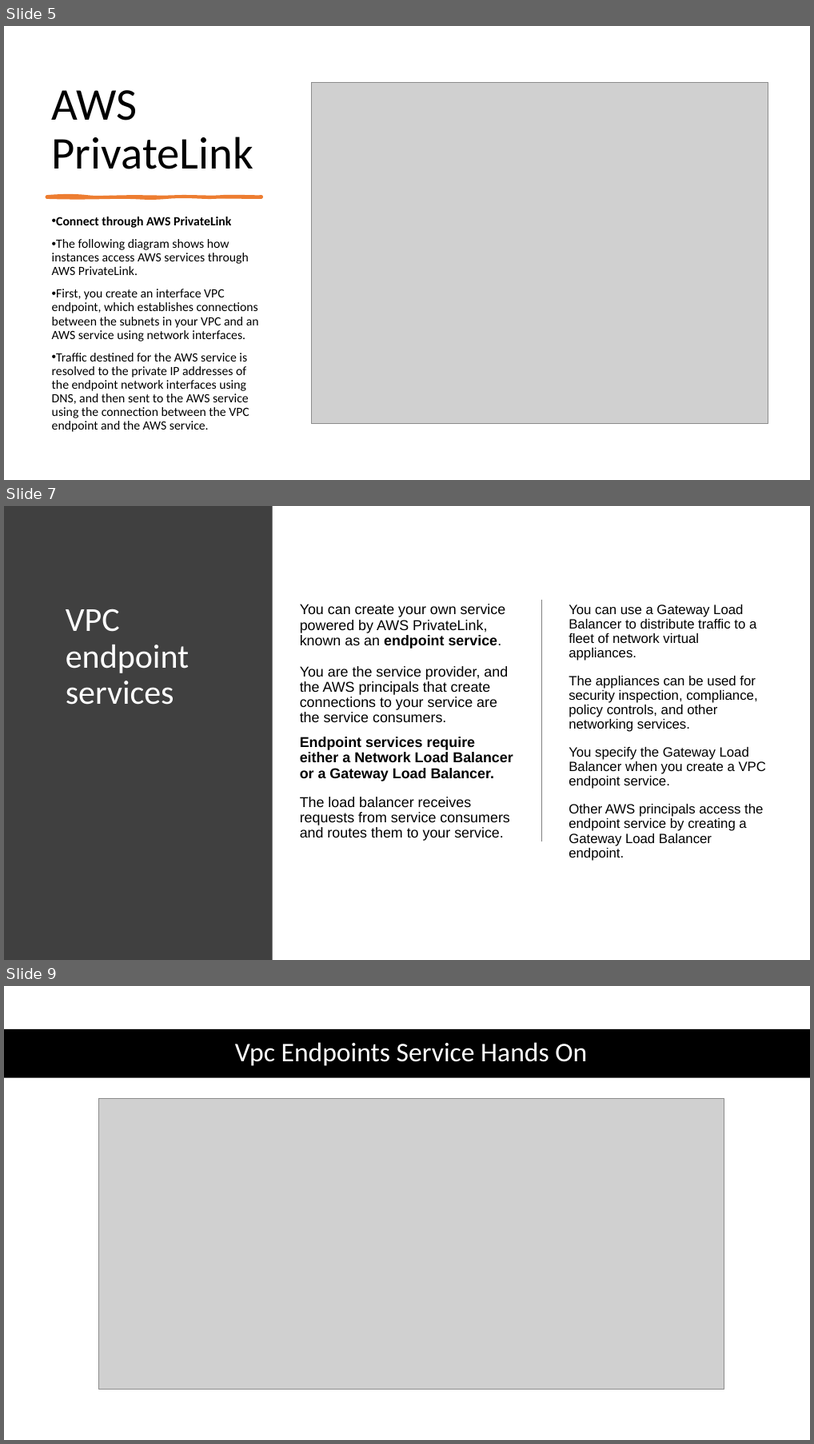
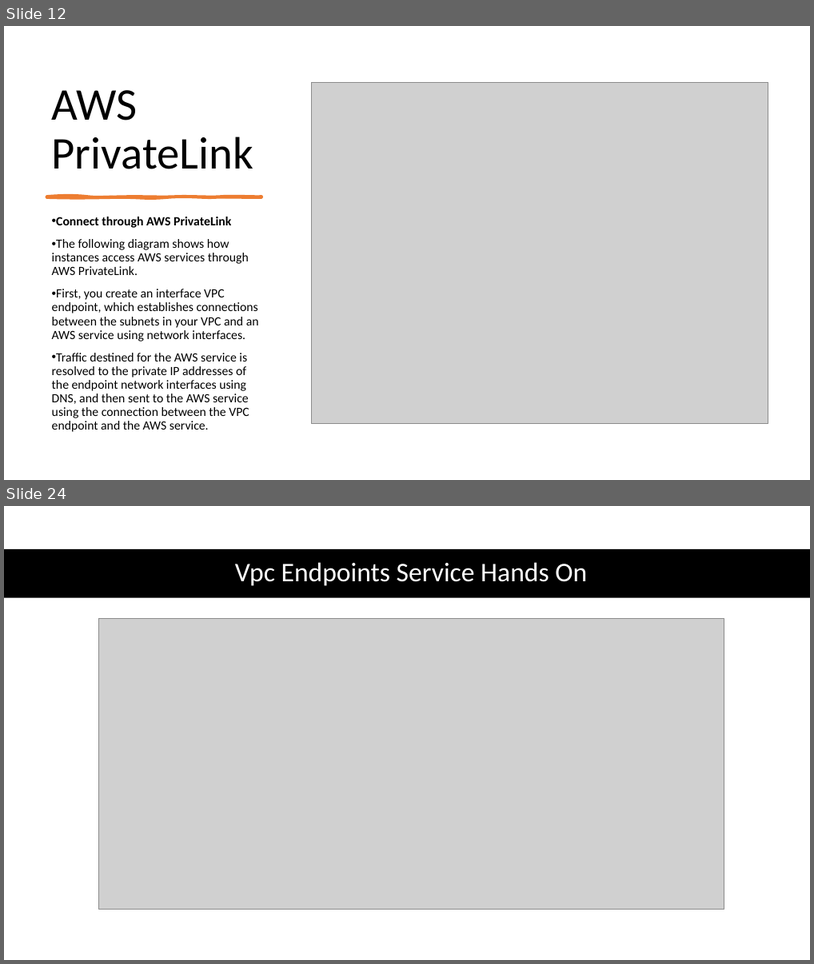
Before and after one commit to IlyaChakun/aws-iba-courses, a slide deck: lecture-materials/Network&ContentDelivery/vpc/vpc_endpoints.pptx. Shown one above the other, each under a label of ours: slides 5, 7 and 9 before the commit, slides 12 and 24 after it; the slides between them are not shown. The pictures are 814x1444 and 814x964 pixels, drawn with LibreOffice and Linux fonts; fonts in the diff are those of the drawing; grey boxes stand for pictures. Boxes give left, top, right and bottom in pixels: in the first picture for what was removed or moved away, otherwise in the second. Text is boxed around its words. In the diff, an @@ line names an element or a change of style, - is before the commit and + after.

```diff
--- a/lecture-materials/Network&ContentDelivery/vpc/vpc_endpoints.pptx
+++ b/lecture-materials/Network&ContentDelivery/vpc/vpc_endpoints.pptx
@@ slide 7 removed at <box>4,506,810,960</box>, background #FFFFFF @@
@@ rectangle removed at <box>4,506,273,960</box> @@
@@ line removed from (542, 599) to (542, 841) @@
@@ title removed at <box>66,608,189,704</box> @@
-VPC endpoint services
@@ text removed at <box>300,604,513,840</box> @@
-You can create your own service powered by AWS PrivateLink, known as an endpoint service.
-You are the service provider, and the AWS principals that create connections to your service are the service consumers.
-Endpoint services require either a Network Load Balancer or a Gateway Load Balancer.
-The load balancer receives requests from service consumers and routes them to your service.
@@ text removed at <box>569,604,766,860</box> @@
-You can use a Gateway Load Balancer to distribute traffic to a fleet of network virtual appliances.
-The appliances can be used for security inspection, compliance, policy controls, and other networking services.
-You specify the Gateway Load Balancer when you create a VPC endpoint service.
-Other AWS principals access the endpoint service by creating a Gateway Load Balancer endpoint.
@@ what was slide 5 is now slide 12 @@
@@ what was slide 9 is now slide 24 @@
```
Also in this commit, not shown: 2 slides changed, 18 slides added, 3 other slides removed, 17 other files.
